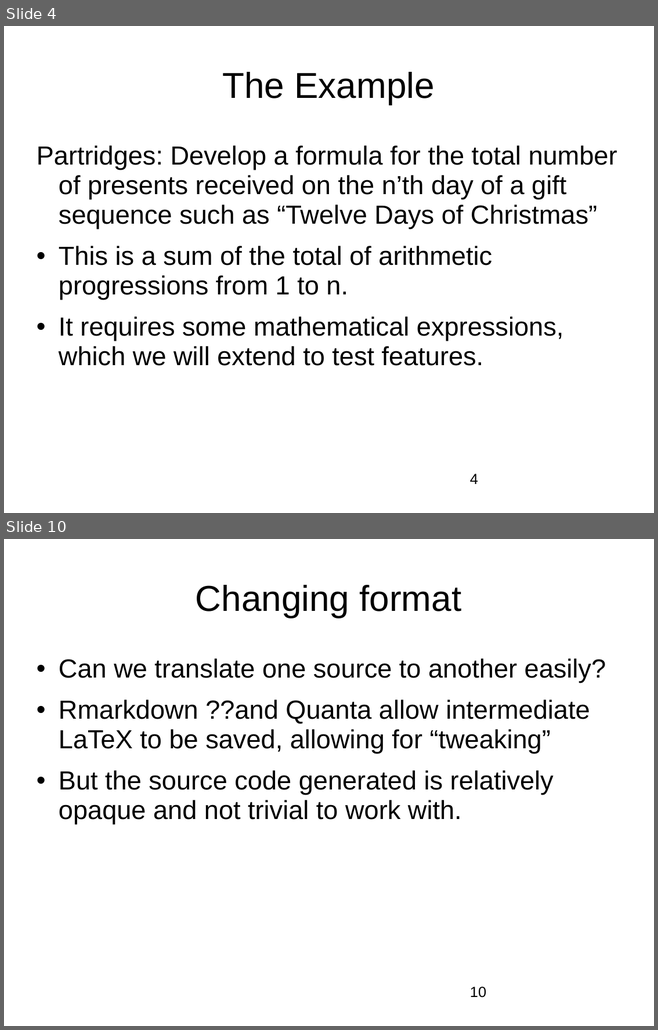
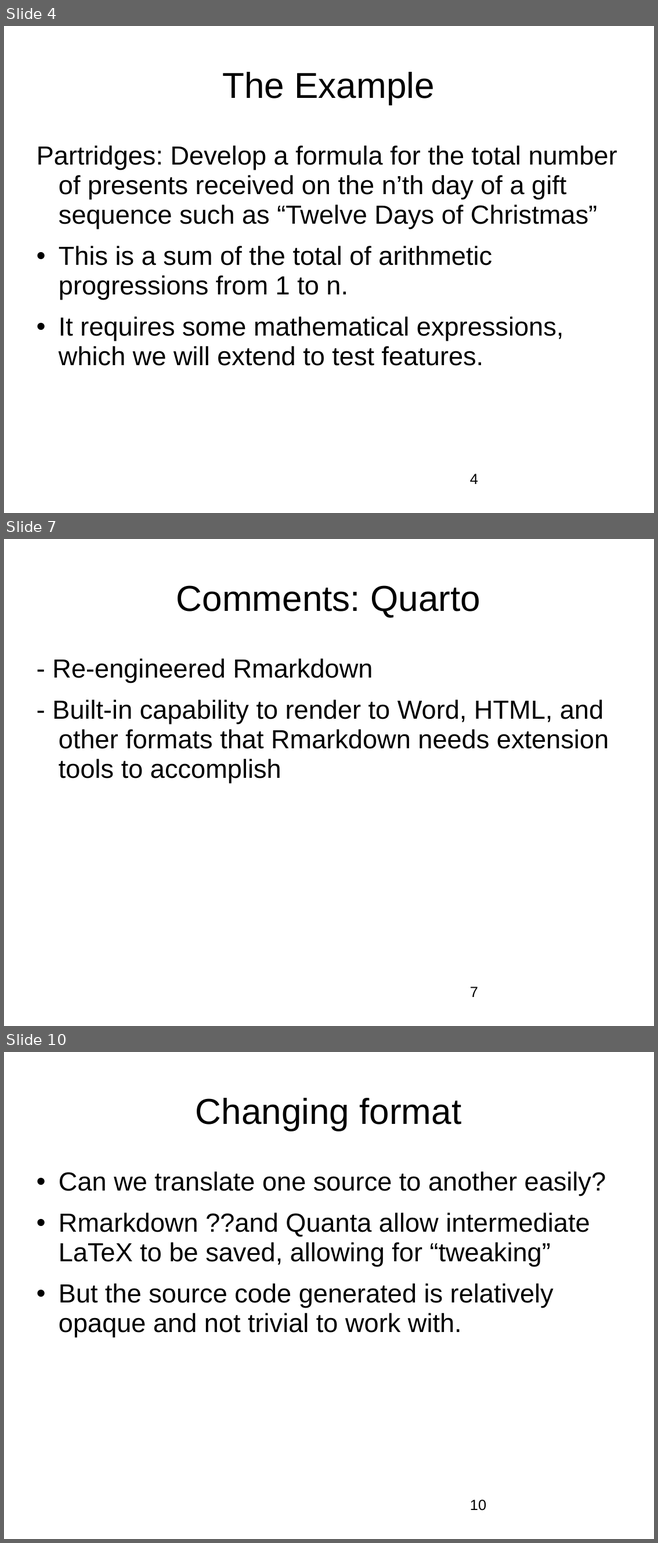
Before and after one commit to nashjc/Partridges, a slide deck: LinuxOttawa20260108.odp. Shown one above the other, each under a label of ours: slides 4 and 10 before the commit, slides 4, 7 and 10 after it; the slides between them are not shown. The pictures are 658x1030 and 658x1543 pixels, drawn with LibreOffice and Linux fonts; fonts in the diff are those of the drawing; background and template pictures are left out. Boxes give left, top, right and bottom in pixels: in the first picture for what was removed or moved away, otherwise in the second. Text is boxed around its words. In the diff, an @@ line names an element or a change of style, - is before the commit and + after.

```diff
--- a/LinuxOttawa20260108.odp
+++ b/LinuxOttawa20260108.odp
@@ slide 7 added at [4, 539, 654, 1026], background picture (left out) @@
@@ title added at [176, 585, 480, 617], 44 pt, text #000000 @@
+Comments: Quarto
@@ text added at [52, 658, 608, 783], 32 pt, text #000000 @@
+- Re-engineered Rmarkdown
+- Built-in capability to render to Word, HTML, and other formats that Rmarkdown needs extension tools to accomplish
@@ page number added at [470, 987, 478, 997], 18 pt, text #000000 @@
+7
```
Also in this commit, not shown: 4 slides changed, 3 other slides added, 3 slides removed.
